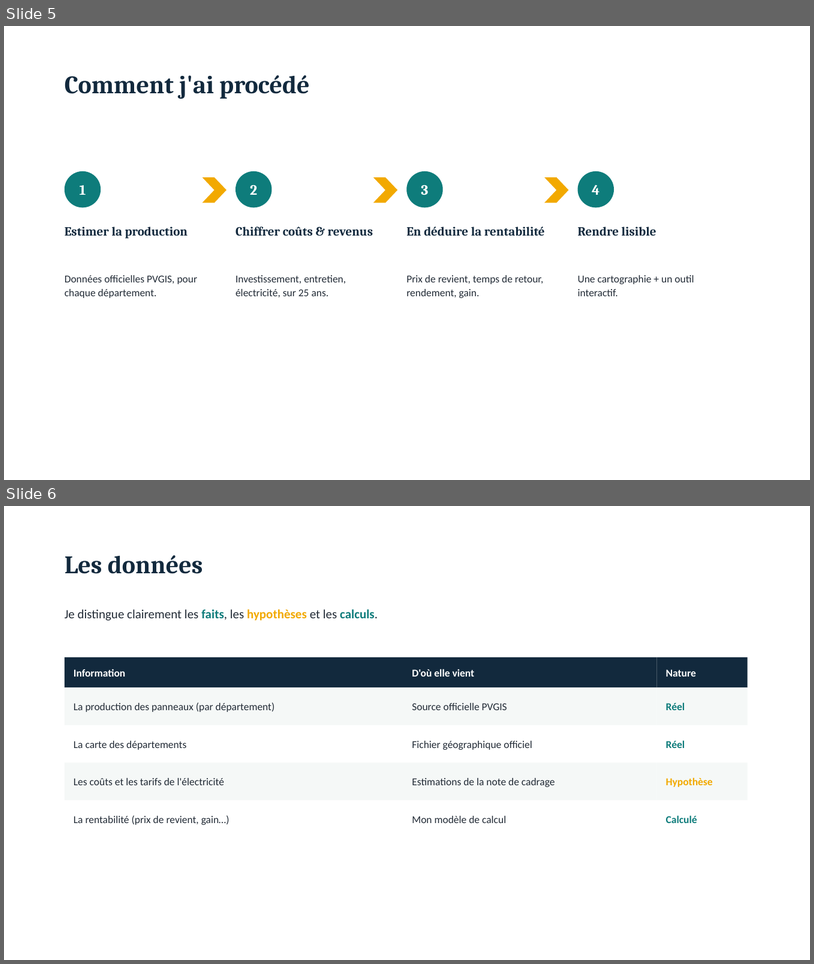
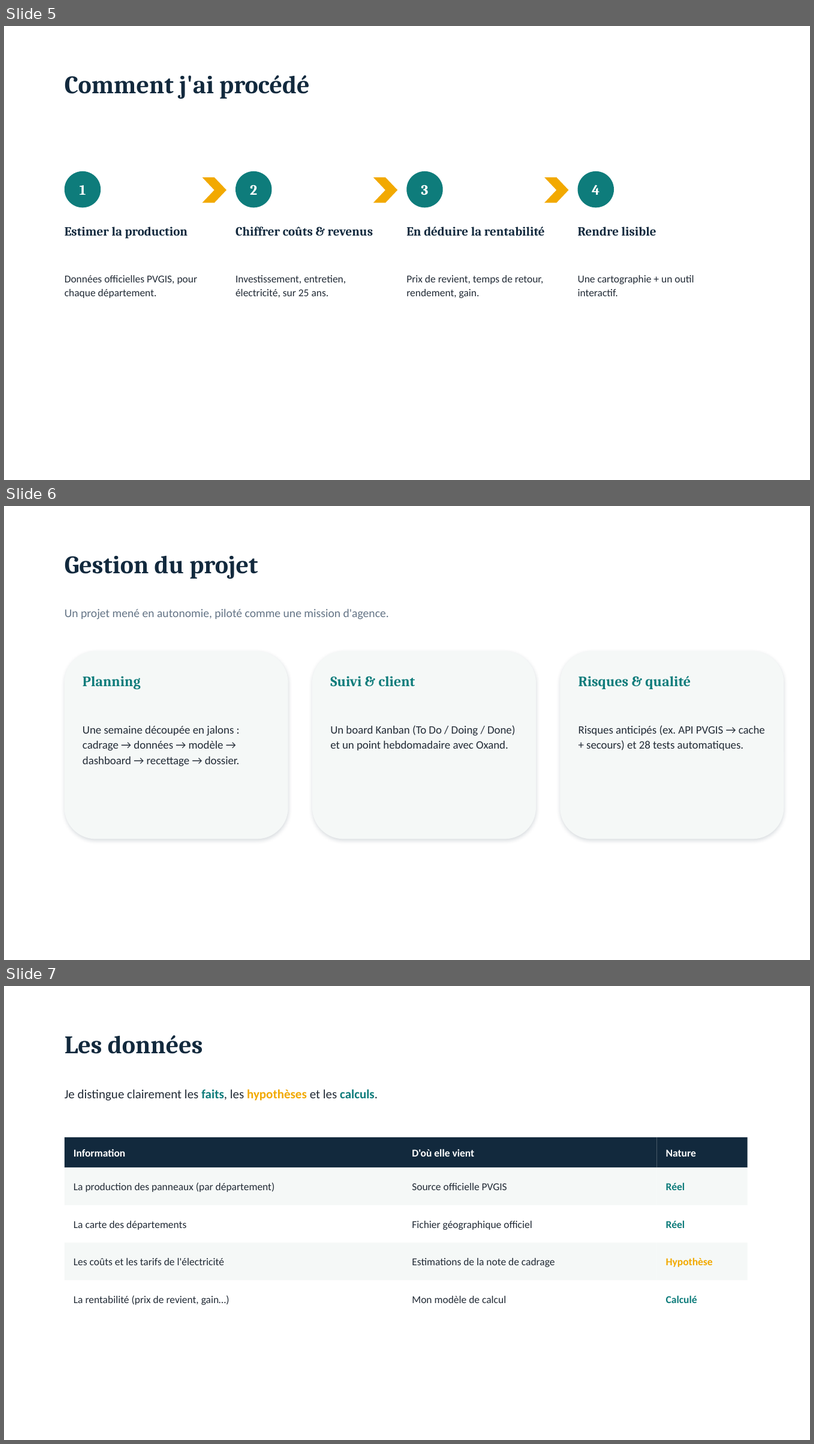
Before and after one commit to imeneee01/workshop-client-3, a slide deck: docs/exports/soutenance-workshop-pv.pptx. Shown one above the other, each under a label of ours: slides 5 and 6 before the commit, slides 5, 6 and 7 after it. The pictures are 814x964 and 814x1444 pixels, drawn with LibreOffice and Linux fonts; fonts in the diff are those of the drawing. Boxes give left, top, right and bottom in pixels: in the first picture for what was removed or moved away, otherwise in the second. Text is boxed around its words. In the diff, an @@ line names an element or a change of style, - is before the commit and + after.

Commit message:
docs: ajout d'une slide gestion de projet (planning, suivi, risques/qualite)

```diff
--- a/docs/exports/soutenance-workshop-pv.pptx
+++ b/docs/exports/soutenance-workshop-pv.pptx
@@ slide 6 added at (4,506,810,960), background #FFFFFF @@
@@ text added at (65,556,258,579), 30 pt, text #12293D, bold @@
+Gestion du projet
@@ text added at (65,609,389,619), 14 pt, text #647486 @@
+Un projet mené en autonomie, piloté comme une mission d'agence.
@@ rounded rectangle added at (65,651,288,839), fill #F5F8F7 @@
@@ rounded rectangle added at (312,651,536,839), fill #F5F8F7 @@
@@ rounded rectangle added at (561,651,785,839), fill #F5F8F7 @@
@@ text added at (83,676,141,690), 17 pt, text #0E7C7B, bold @@
+Planning
@@ text added at (330,676,416,686), 17 pt, text #0E7C7B, bold @@
+Suivi & client
@@ text added at (579,676,691,689), 17 pt, text #0E7C7B, bold @@
+Risques & qualité
@@ text added at (83,726,240,766), 13.5 pt, text #222B36 @@
+Une semaine découpée en jalons : cadrage → données → modèle → dashboard → recettage → dossier.
@@ text added at (330,725,515,750), 13.5 pt, text #222B36 @@
+Un board Kanban (To Do / Doing / Done) et un point hebdomadaire avec Oxand.
@@ text added at (579,725,765,750), 13.5 pt, text #222B36 @@
+Risques anticipés (ex. API PVGIS → cache + secours) et 28 tests automatiques.
@@ what was slide 6 is now slide 7 @@
```
